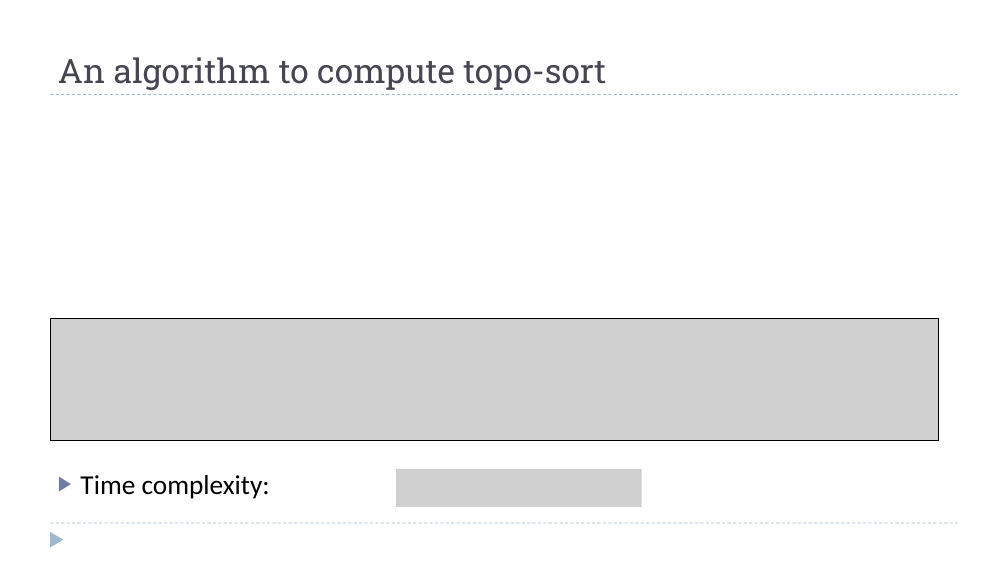
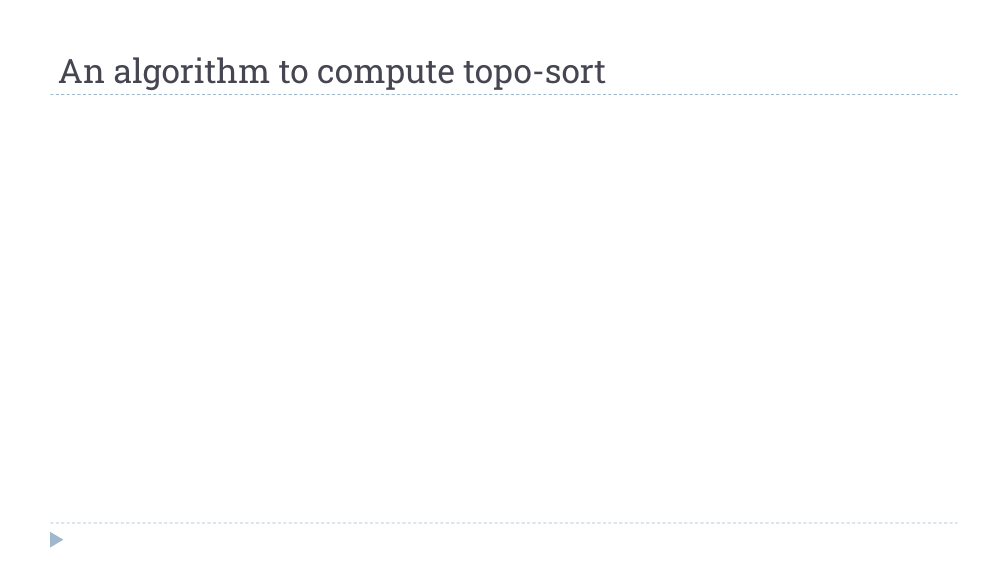
Before and after one commit to dsc-courses/dsc40b-2025-wi, a slide deck: slide 45 of materials/lectures/13-dfs/slides.pptx (slide 29 before the commit). Drawn at 1008x567 pixels with LibreOffice and Linux fonts; fonts in the diff are those of the drawing; grey boxes stand for pictures. Boxes give left, top, right and bottom in pixels: in the first picture for what was removed or moved away, otherwise in the second. Text is boxed around its words. In the diff, an @@ line names an element or a change of style, - is before the commit and + after.

```diff
--- a/materials/lectures/13-dfs/slides.pptx
+++ b/materials/lectures/13-dfs/slides.pptx
@@ picture removed at bbox=[51, 319, 939, 442] @@
@@ text removed at bbox=[80, 475, 270, 499] @@
-▶ Time complexity:
@@ picture removed at bbox=[396, 469, 642, 507] @@
```
Also in this commit, not shown: 5 other slides changed, 20 slides added, 20 other files.
